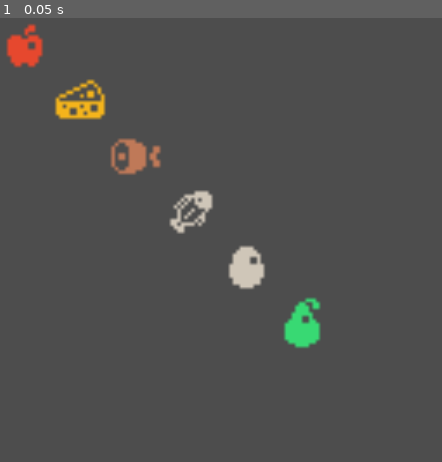
Above: before the commit, frame 1.
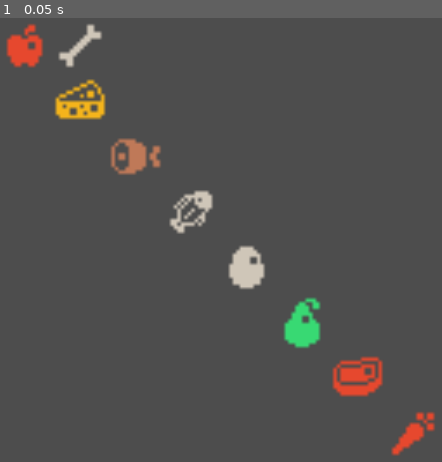
Above: after the commit, the same moment.

Repository: nagolyhprum/last-drop-brewery
Game: Godot game, scene res://main.tscn
Same seed, same stepped clock (60 frames per second), same inputs: the game is played once before the commit and once after it.
Inputs:
- Up to frame 1 (0.05 s): no input

The runs differ from the first frame. In frame 1, 1.6% of the frame differs, in the area x 13-99%, y 1-99%.

Commit message:
add bone

Diff:
--- /dev/null
+++ b/Ingredients/Bone.tscn
@@ -0,0 +1,9 @@
+[gd_scene load_steps=2 format=3 uid="uid://bw1djej8xwvlq"]
+
+[ext_resource type="Texture2D" uid="uid://c1a8r1t8ojjla" path="res://Images/colored-transparent_packed.png" id="1_8yplv"]
+
+[node name="Bone" type="Sprite2D"]
+texture = ExtResource("1_8yplv")
+centered = false
+region_enabled = true
+region_rect = Rect2(512, 192, 16, 16)
--- a/main.tscn
+++ b/main.tscn
@@ -6,6 +6,9 @@
 [ext_resource type="PackedScene" uid="uid://b8uh2d1yybsa0" path="res://Ingredients/Ham.tscn" id="3_1bvp3"]
 [ext_resource type="PackedScene" uid="uid://dq6xthm4jpqok" path="res://Ingredients/Fish.tscn" id="4_lquwl"]
 [ext_resource type="PackedScene" uid="uid://c26vetxskbadh" path="res://Ingredients/Pear.tscn" id="6_272bh"]
+[ext_resource type="PackedScene" uid="uid://b06ke02trbk25" path="res://Ingredients/Steak.tscn" id="7_kek77"]
+[ext_resource type="PackedScene" uid="uid://djn0a7xs2g216" path="res://Ingredients/Carrot.tscn" id="8_4c57u"]
+[ext_resource type="PackedScene" uid="uid://bw1djej8xwvlq" path="res://Ingredients/Bone.tscn" id="9_efxa6"]
 
 [node name="Node2D" type="Node2D"]
 scale = Vector2(5, 5)
@@ -26,3 +29,12 @@
 
 [node name="Pear" parent="." instance=ExtResource("6_272bh")]
 offset = Vector2(80, 80)
+
+[node name="Steak" parent="." instance=ExtResource("7_kek77")]
+offset = Vector2(96, 96)
+
+[node name="Carrot" parent="." instance=ExtResource("8_4c57u")]
+offset = Vector2(112, 112)
+
+[node name="Bone" parent="." instance=ExtResource("9_efxa6")]
+offset = Vector2(16, 0)
Not shown: 1 places in main.tscn that only renumber resources
